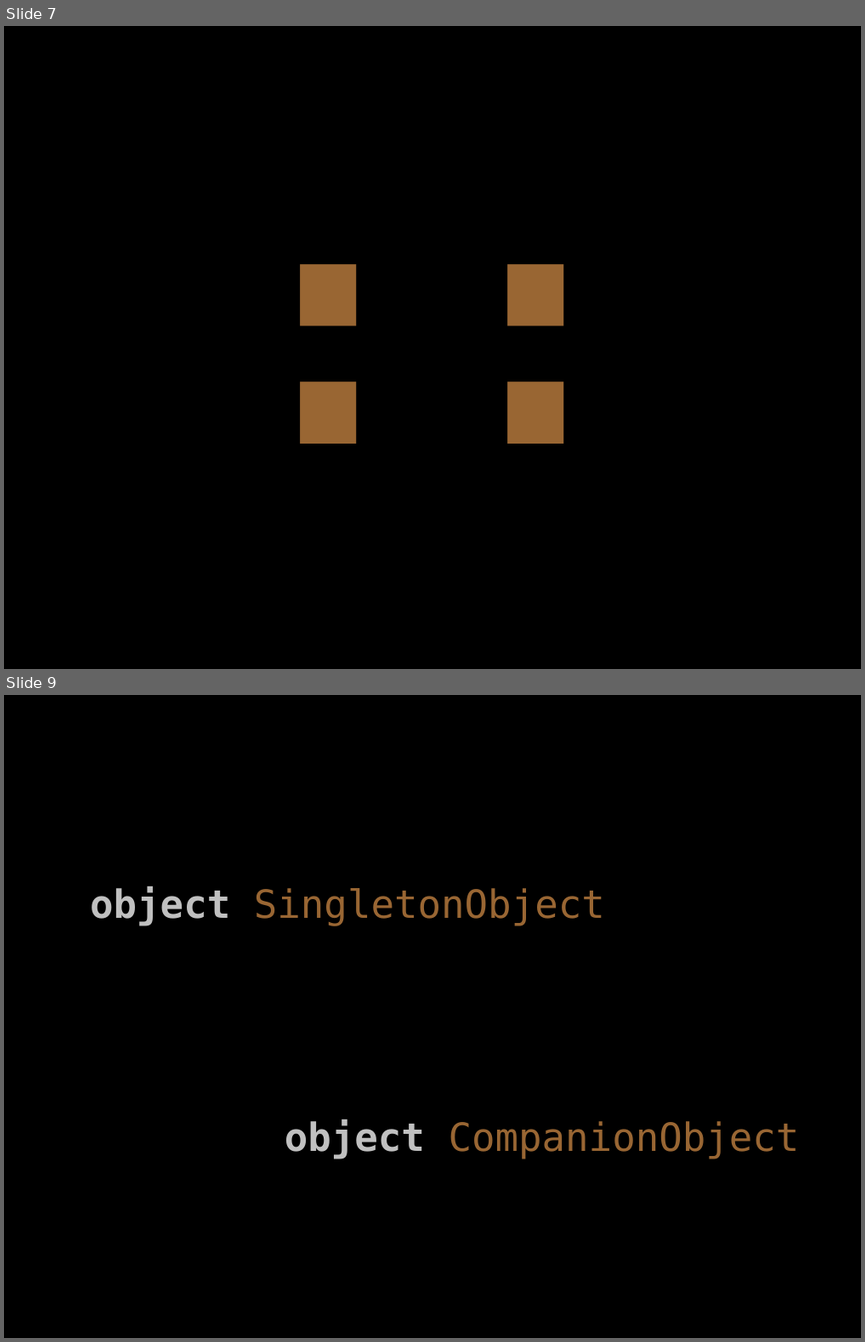
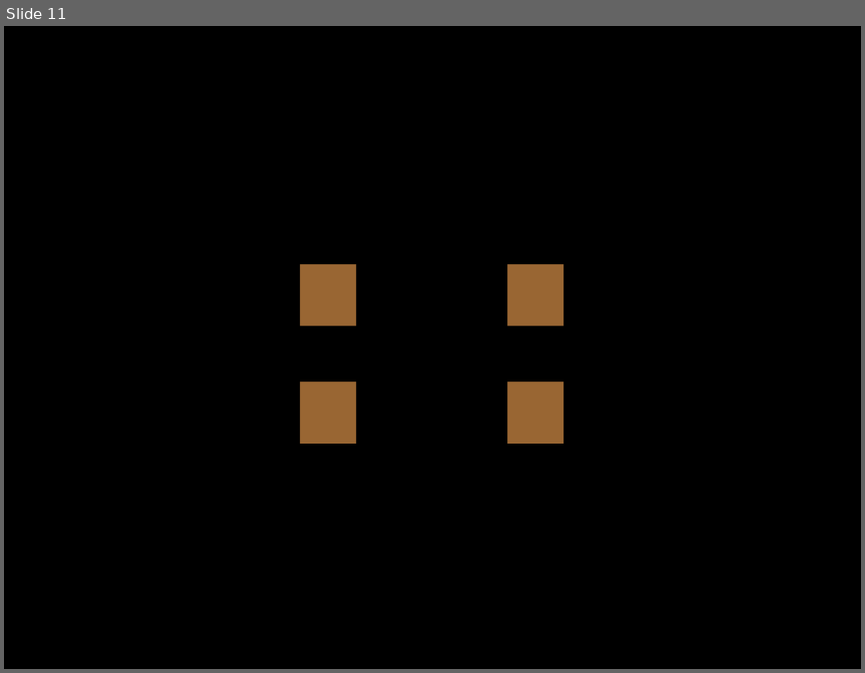
Before and after one commit to rawyler/taxactors, a slide deck: doc/presentation/scala_session.odp. Shown one above the other, each under a label of ours: slides 7 and 9 before the commit, slide 11 after it; the slides between them are not shown. The pictures are 865x1342 and 865x673 pixels, drawn with LibreOffice and Linux fonts; fonts in the diff are those of the drawing. Boxes give left, top, right and bottom in pixels: in the first picture for what was removed or moved away, otherwise in the second. Text is boxed around its words. In the diff, an @@ line names an element or a change of style, - is before the commit and + after.

```diff
--- a/doc/presentation/scala_session.odp
+++ b/doc/presentation/scala_session.odp
@@ slide 9 removed at [4,695,861,1338], background #000000 @@
@@ text removed at [90,886,605,926] @@
-object SingletonObject
@@ text removed at [284,1119,800,1159] @@
-object CompanionObject
@@ what was slide 7 is now slide 11 @@
```
Also in this commit, not shown: 3 slides changed, 5 slides added, 1 other slide removed.
